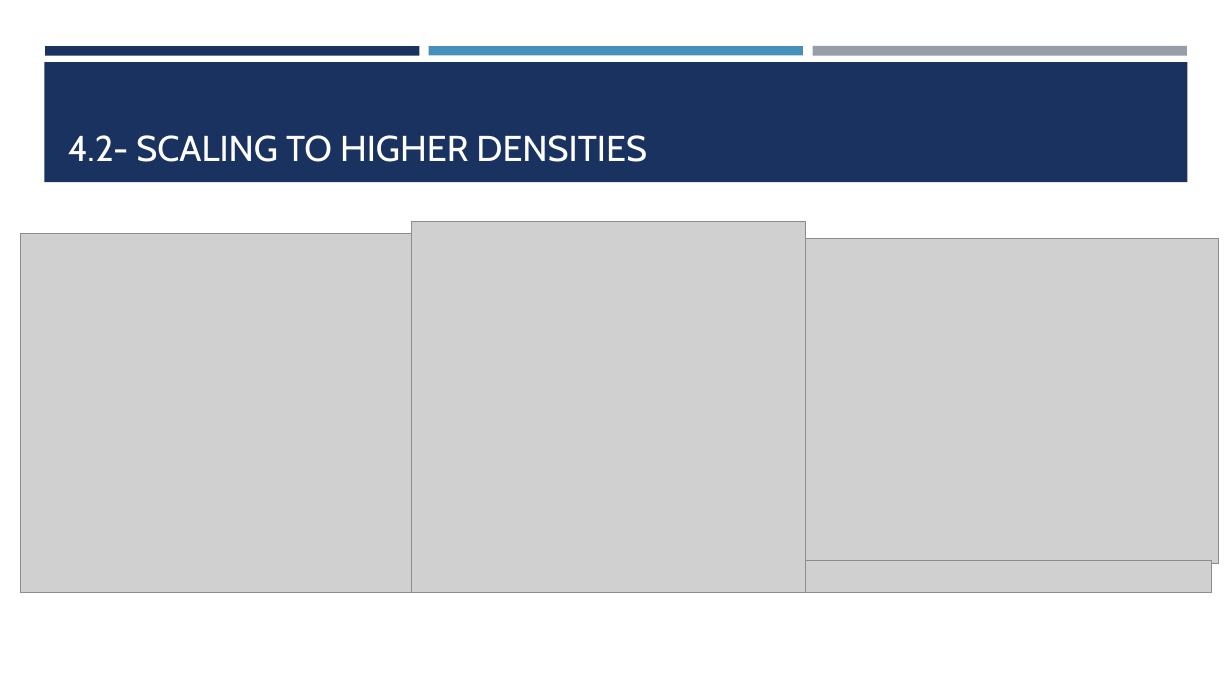
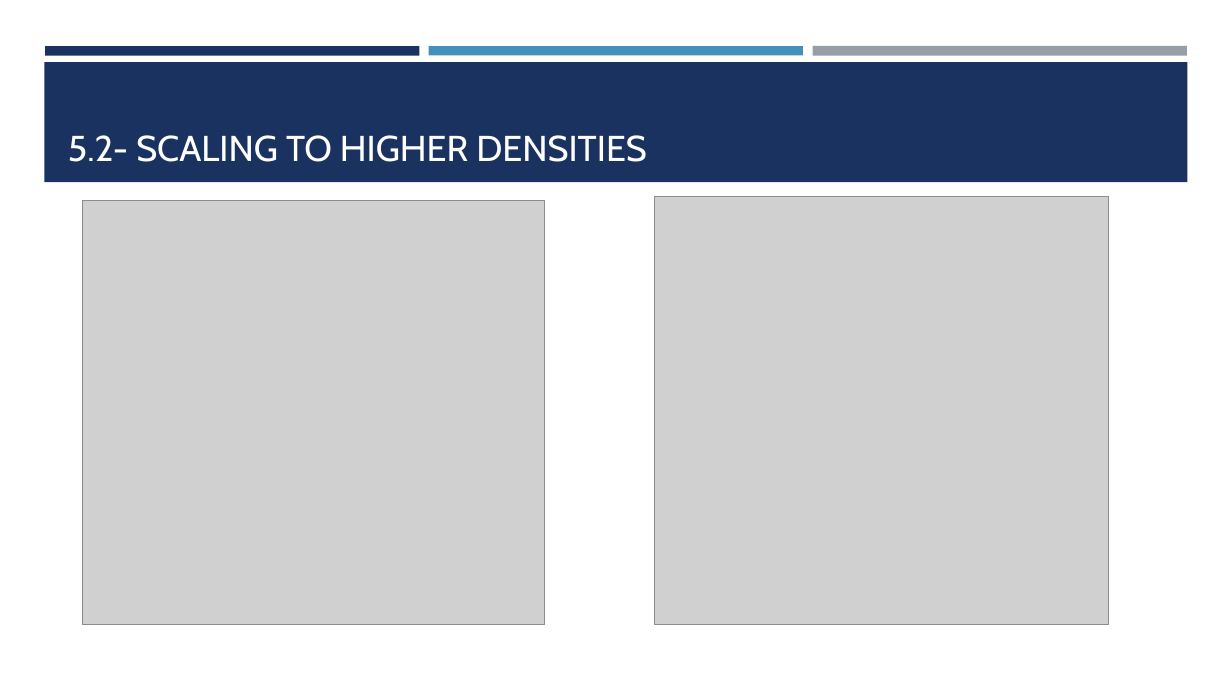
Before and after one commit to cbonfil/ThesisReport, a slide deck: slide 15 of Memristor Thesis/Memristor Presentation.pptx. Drawn at 1232x693 pixels with LibreOffice and Linux fonts; fonts in the diff are those of the drawing; grey boxes stand for pictures. Boxes give left, top, right and bottom in pixels: in the first picture for what was removed or moved away, otherwise in the second. Text is boxed around its words. In the diff, an @@ line names an element or a change of style, - is before the commit and + after.

```diff
--- a/Memristor Thesis/Memristor Presentation.pptx
+++ b/Memristor Thesis/Memristor Presentation.pptx
@@ title at bbox=[68, 135, 647, 162]: text changed @@
-4.2- SCALING TO HIGHER DENSITIES
+5.2- SCALING TO HIGHER DENSITIES
@@ picture: place and size @@
-picture at bbox=[20, 234, 411, 592]
+picture at bbox=[82, 201, 544, 625]
@@ picture: place and size @@
-picture at bbox=[412, 221, 806, 592]
+picture at bbox=[654, 196, 1109, 624]
@@ picture removed at bbox=[787, 239, 1219, 564] @@
@@ picture removed at bbox=[805, 561, 1212, 592] @@
```
Also in this commit, not shown: 19 other slides changed, 3 slides added, 2 slides removed.
